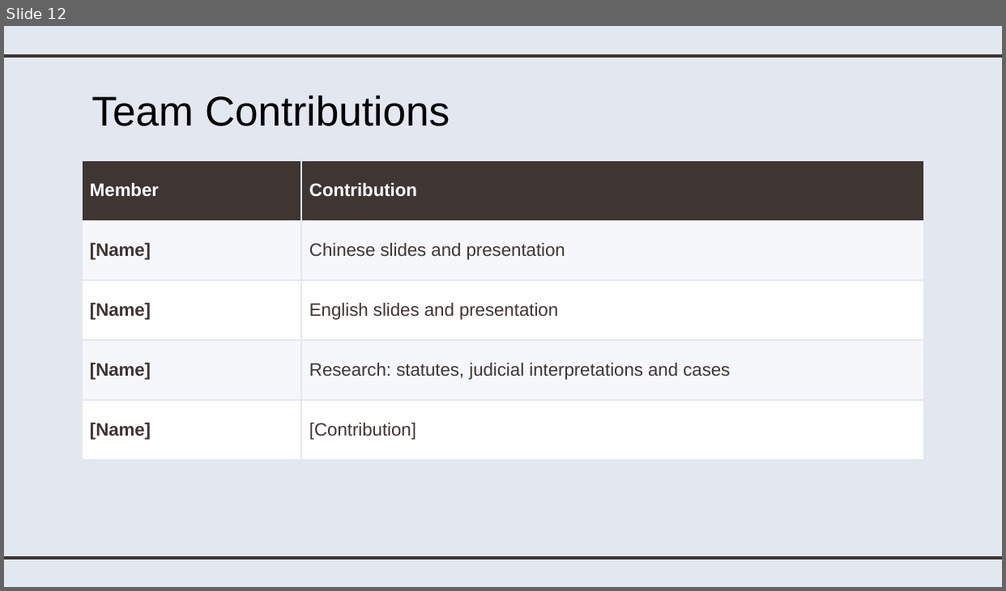
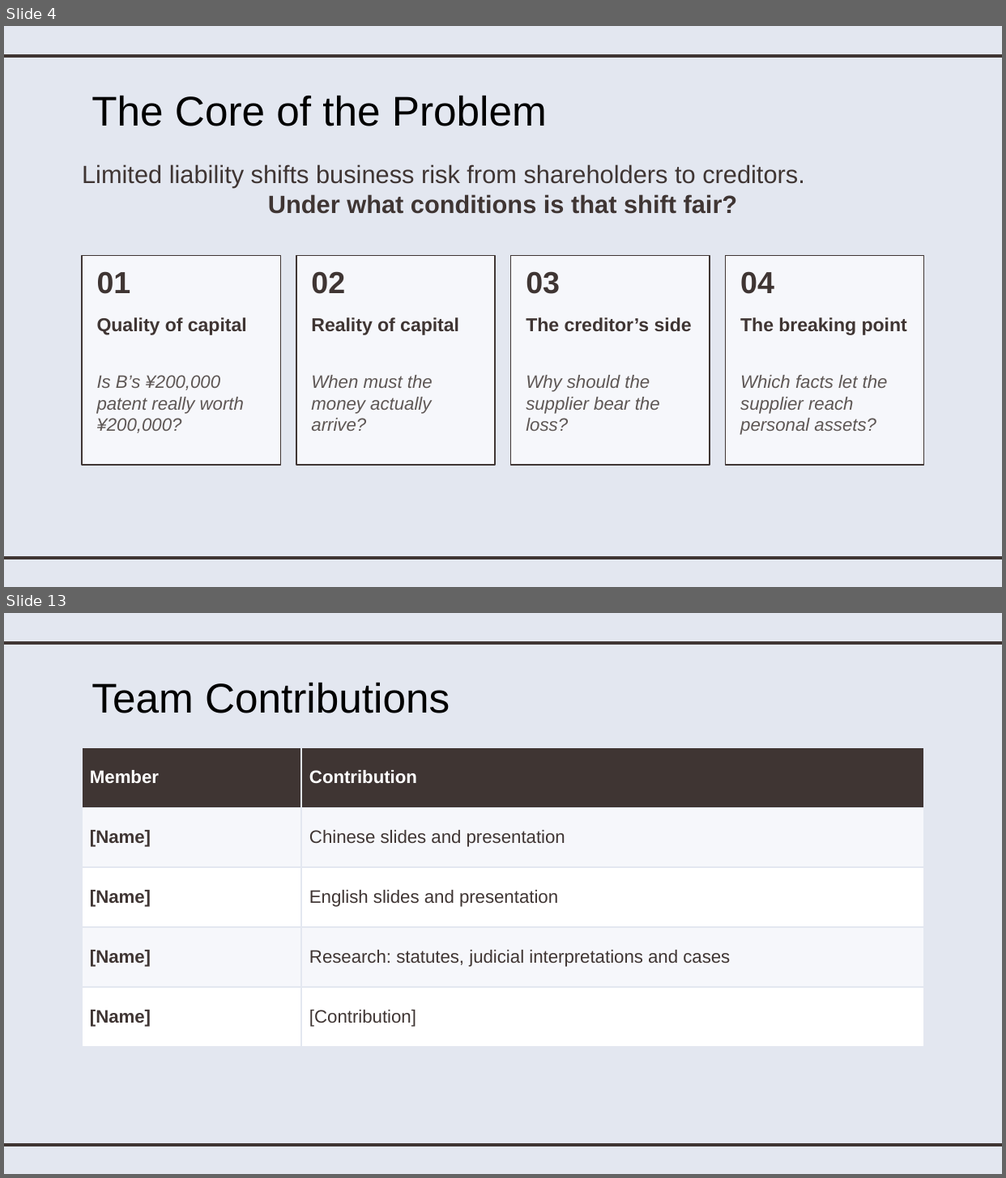
Before and after one commit to joycelynqxq-lab/my-project, a slide deck: 英文部分_English_Part.pptx. Shown one above the other, each under a label of ours: slide 12 before the commit, slides 4 and 13 after it; the slides between them are not shown. The pictures are 1006x591 and 1006x1178 pixels, drawn with LibreOffice and Linux fonts; fonts in the diff are those of the drawing. Boxes give left, top, right and bottom in pixels: in the first picture for what was removed or moved away, otherwise in the second. Text is boxed around its words. In the diff, an @@ line names an element or a change of style, - is before the commit and + after.

```diff
--- a/英文部分_English_Part.pptx
+++ b/英文部分_English_Part.pptx
@@ slide 4 added at bbox=[4, 26, 1002, 587], background #E3E7F0; not listed: 2 template elements that a slide beside it also shows @@
@@ title added at bbox=[91, 95, 547, 126], 30 pt, text #000000 @@
+The Core of the Problem
@@ text added at bbox=[82, 165, 805, 214], 18 pt, text #3F3533 @@
+Limited liability shifts business risk from shareholders to creditors.
+Under what conditions is that shift fair?
@@ rectangle added at bbox=[82, 255, 280, 465], fill #F6F7FB, outline #3F3533 0.75 pt @@
@@ rectangle added at bbox=[296, 255, 495, 465], fill #F6F7FB, outline #3F3533 0.75 pt @@
@@ rectangle added at bbox=[511, 255, 710, 465], fill #F6F7FB, outline #3F3533 0.75 pt @@
@@ rectangle added at bbox=[726, 255, 924, 465], fill #F6F7FB, outline #3F3533 0.75 pt @@
@@ text added at bbox=[97, 271, 131, 294], 22 pt, text #3F3533, bold @@
+01
@@ text added at bbox=[311, 271, 345, 294], 22 pt, text #3F3533, bold @@
+02
@@ text added at bbox=[526, 271, 560, 294], 22 pt, text #3F3533, bold @@
+03
@@ text added at bbox=[740, 271, 774, 294], 22 pt, text #3F3533, bold @@
+04
@@ text added at bbox=[97, 318, 247, 335], 13.5 pt, text #3F3533, bold @@
+Quality of capital
@@ text added at bbox=[311, 318, 459, 335], 13.5 pt, text #3F3533, bold @@
+Reality of capital
@@ text added at bbox=[526, 318, 692, 332], 13.5 pt, text #3F3533, bold @@
+The creditor’s side
@@ text added at bbox=[740, 318, 907, 335], 13.5 pt, text #3F3533, bold @@
+The breaking point
@@ text added at bbox=[97, 375, 244, 433], 13 pt, text #5E5755, italic @@
+Is B’s ¥200,000 patent really worth ¥200,000?
@@ text added at bbox=[311, 375, 432, 431], 13 pt, text #5E5755, italic @@
+When must the money actually arrive?
@@ text added at bbox=[526, 375, 660, 431], 13 pt, text #5E5755, italic @@
+Why should the supplier bear the loss?
@@ text added at bbox=[740, 375, 888, 435], 13 pt, text #5E5755, italic @@
+Which facts let the supplier reach personal assets?
@@ what was slide 12 is now slide 13 @@
```
Also in this commit, not shown: 3 slides changed, 9 other slides added, 9 slides removed, 1 other file.
